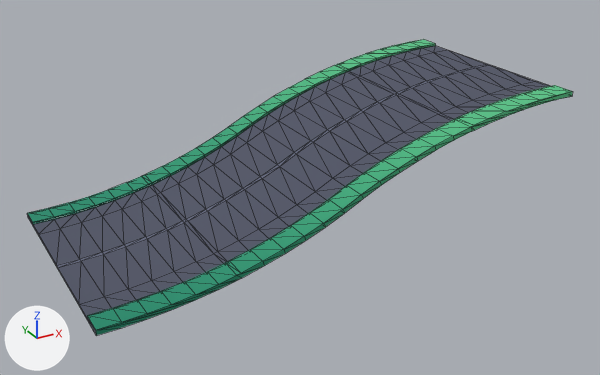
An edit to the glTF model kenney/city-kit-roads/road-slant-flat-curve.glb, drawn before and after from the same camera.
Both versions are drawn from a 50 mm camera at (-1.52, -2.8, 1.51) aimed at (-0.01, -0.06, 0.14). The axes (+X, +Y, +Z) are drawn at lower left. The lights are the same throughout. The picture after the commit comes second. Mesh edges are drawn as thin lines. Vertices at exactly the same position are counted once.

In view in the first picture: 'road-slant-flat-curve'.
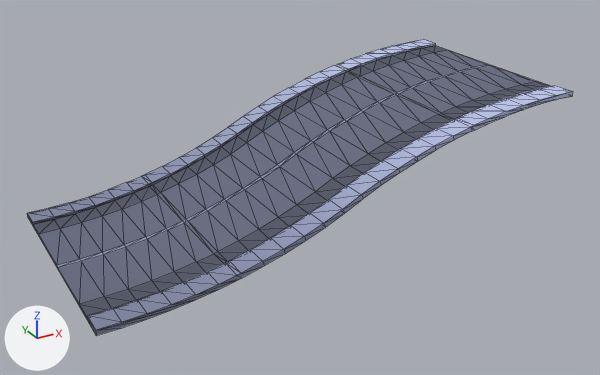
What differs and where, as boxes (x1, y1, x2, y2) in the pictures (600 x 375 px; the box of a moved part takes in the faces that stretch with it):
part 1 of me_road_slant_flat_curve, moved or reshaped
    both: (33, 96, 396, 317)
part 2 of me_road_slant_flat_curve, surface changed (lighter)
    both: (27, 39, 573, 336)

The change in detail:
me_road_slant_flat_curve is used by ob_road_slant_flat_curve; location (0.0, 0.0, 0.0).
me_road_slant_flat_curve had 374 vertices, 648 faces and spanned x -1.0..1.0, y -0.5..0.5, z 0.0..0.52.
me_road_slant_flat_curve now has 388 vertices, 648 faces and spans x -1.0..1.0, y -0.5..0.5, z 0.0..0.52.
Part 1, on me_road_slant_flat_curve:
34 faces are deleted.
8 vertices are added at x -0.65..0.16, y -0.4..0.4, z 0.04..0.34.
6 new vertices lie (-0.09, 0.0, 0.0) away from vertices in x -0.91, y -0.4..0.4, z 0.01.
34 new faces join them.
me_road_slant_flat_curve part 2: 538 kept faces spanning x -1.0..1.0, y -0.5..0.5, z 0.0..0.52 get new texture (UV) coordinates.
